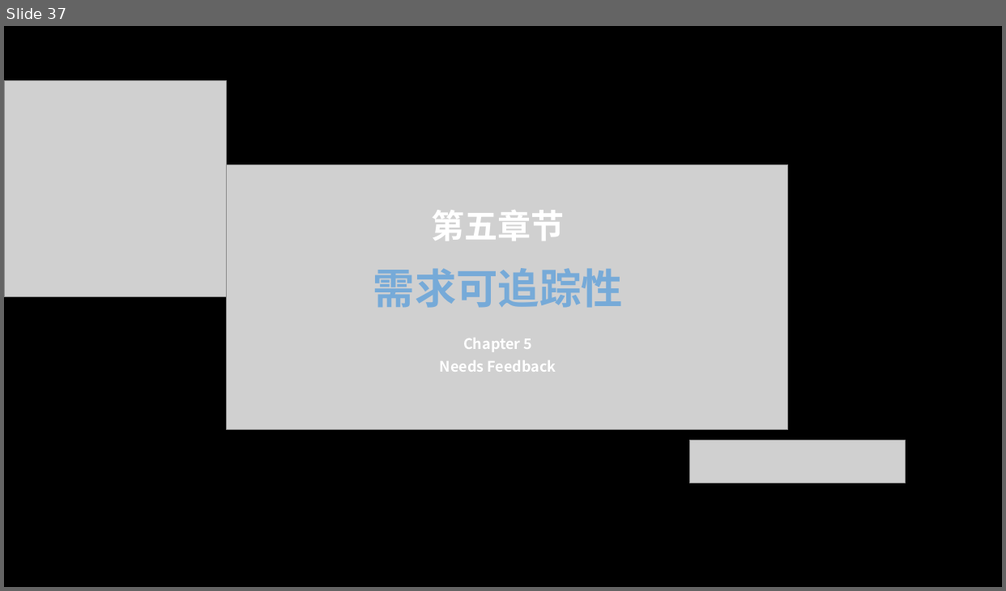
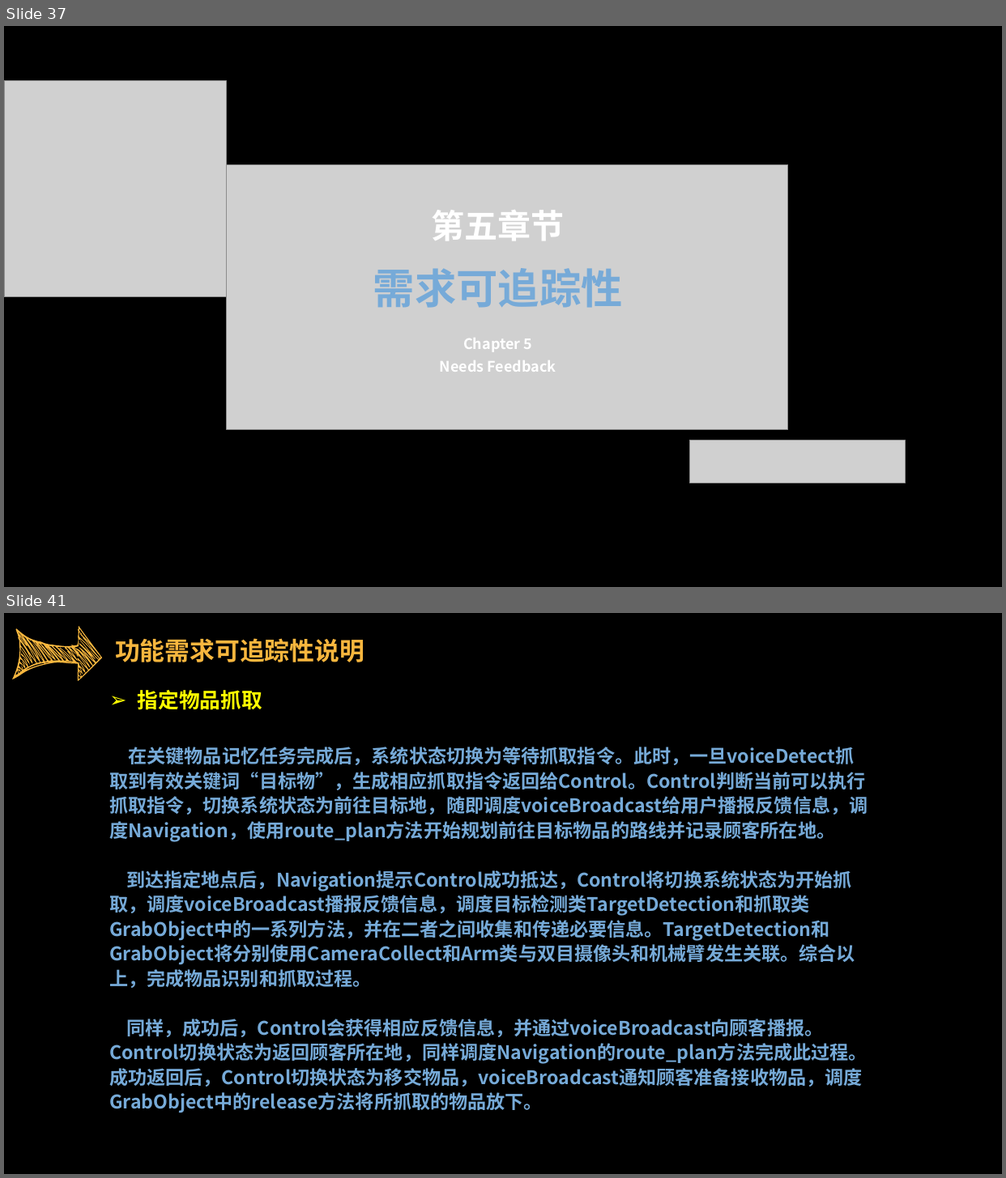
Before and after one commit to sebuaa2019/Team103, a slide deck: SE0423答辩TEAM103.pptx. Shown one above the other, each under a label of ours: slide 37 before the commit, slides 37 and 41 after it; the slides between them are not shown. The pictures are 1006x591 and 1006x1178 pixels, drawn with LibreOffice and Linux fonts; fonts in the diff are those of the drawing; grey boxes stand for pictures. Boxes give left, top, right and bottom in pixels: in the first picture for what was removed or moved away, otherwise in the second. Text is boxed around its words. In the diff, an @@ line names an element or a change of style, - is before the commit and + after.

```diff
--- a/SE0423答辩TEAM103.pptx
+++ b/SE0423答辩TEAM103.pptx
@@ slide 41 added at box(4, 613, 1002, 1174), background #000000 @@
@@ freeform shape added at box(12, 626, 102, 681), fill #F7B63E @@
@@ text added at box(115, 638, 364, 662), 24 pt, text #F7B63E, bold @@
+功能需求可追踪性说明
@@ text added at box(109, 690, 867, 1114), 18 pt, text #76AAD8, bold @@
+➢ 指定物品抓取
+在关键物品记忆任务完成后，系统状态切换为等待抓取指令。此时，一旦voiceDetect抓取到有效关键词“目标物”，生成相应抓取指令返回给Control。Control判断当前可以执行抓取指令，切换系统状态为前往目标地，随即调度voiceBroadcast给用户播报反馈信息，调度Navigation，使用route_plan方法开始规划前往目标物品的路线并记录顾客所在地。
+到达指定地点后，Navigation提示Control成功抵达，Control将切换系统状态为开始抓取，调度voiceBroadcast播报反馈信息，调度目标检测类TargetDetection和抓取类GrabObject中的一系列方法，并在二者之间收集和传递必要信息。TargetDetection和GrabObject将分别使用CameraCollect和Arm类与双目摄像头和机械臂发生关联。综合以上，完成物品识别和抓取过程。
+同样，成功后，Control会获得相应反馈信息，并通过voiceBroadcast向顾客播报。Control切换状态为返回顾客所在地，同样调度Navigation的route_plan方法完成此过程。成功返回后，Control切换状态为移交物品，voiceBroadcast通知顾客准备接收物品，调度GrabObject中的release方法将所抓取的物品放下。
```
Also in this commit, not shown: 21 slides changed, 5 other slides added, 1 slide removed.
